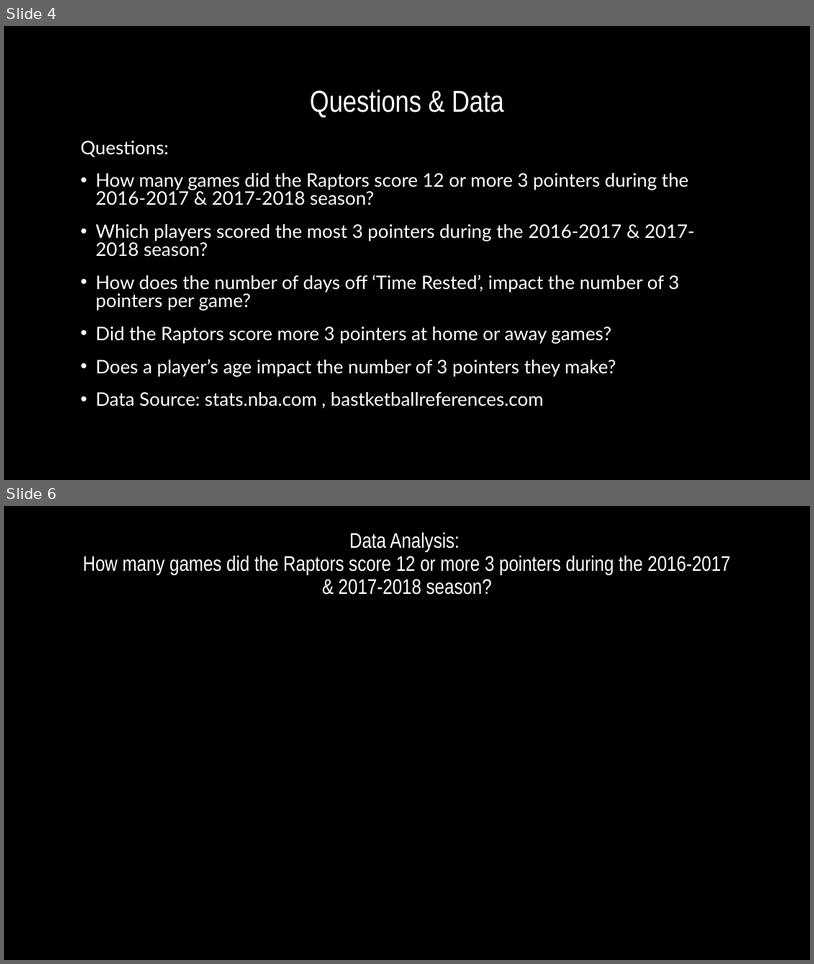
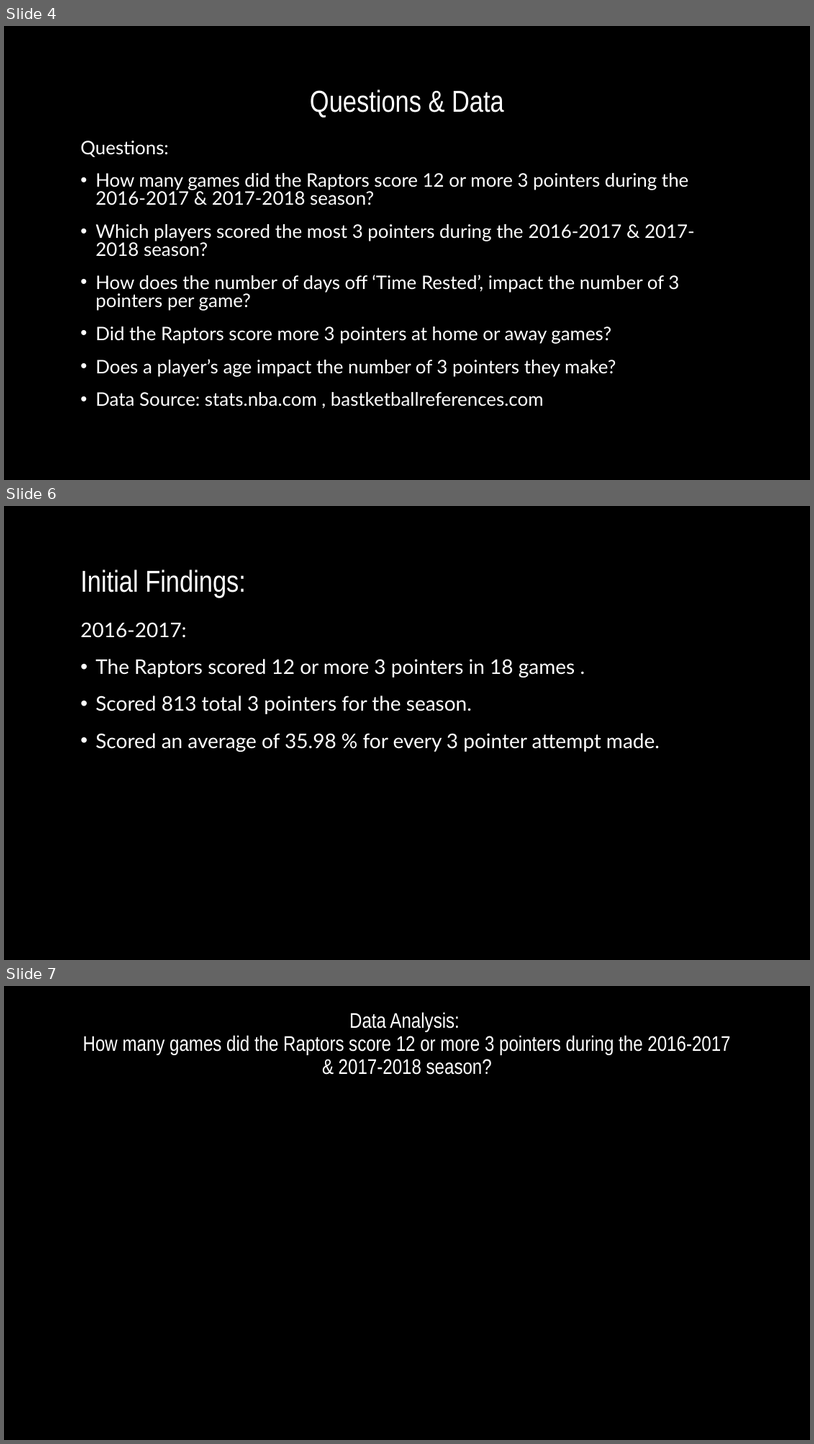
Before and after one commit to jferna73/project-one-, a slide deck: How to feed a hungry pack of Raptors.pptx. Shown one above the other, each under a label of ours: slides 4 and 6 before the commit, slides 4, 6 and 7 after it; the slides between them are not shown. The pictures are 814x964 and 814x1444 pixels, drawn with LibreOffice and Linux fonts; fonts in the diff are those of the drawing; background and template pictures are left out. Boxes give left, top, right and bottom in pixels: in the first picture for what was removed or moved away, otherwise in the second. Text is boxed around its words. In the diff, an @@ line names an element or a change of style, - is before the commit and + after.

```diff
--- a/How to feed a hungry pack of Raptors.pptx
+++ b/How to feed a hungry pack of Raptors.pptx
@@ slide 6 added at (x1=4, y1=506, x2=810, y2=960), background picture (left out) @@
@@ title added at (x1=80, y1=569, x2=246, y2=598), 36 pt, text #FFFFFF @@
+Initial Findings:
@@ text added at (x1=80, y1=622, x2=660, y2=752), 24 pt, text #FFFFFF @@
+2016-2017:
+• The Raptors scored 12 or more 3 pointers in 18 games .
+• Scored 813 total 3 pointers for the season.
+• Scored an average of 35.98 % for every 3 pointer attempt made.
@@ what was slide 6 is now slide 7 @@
```
Also in this commit, not shown: 7 slides changed, 1 other slide added, 1 slide removed.
